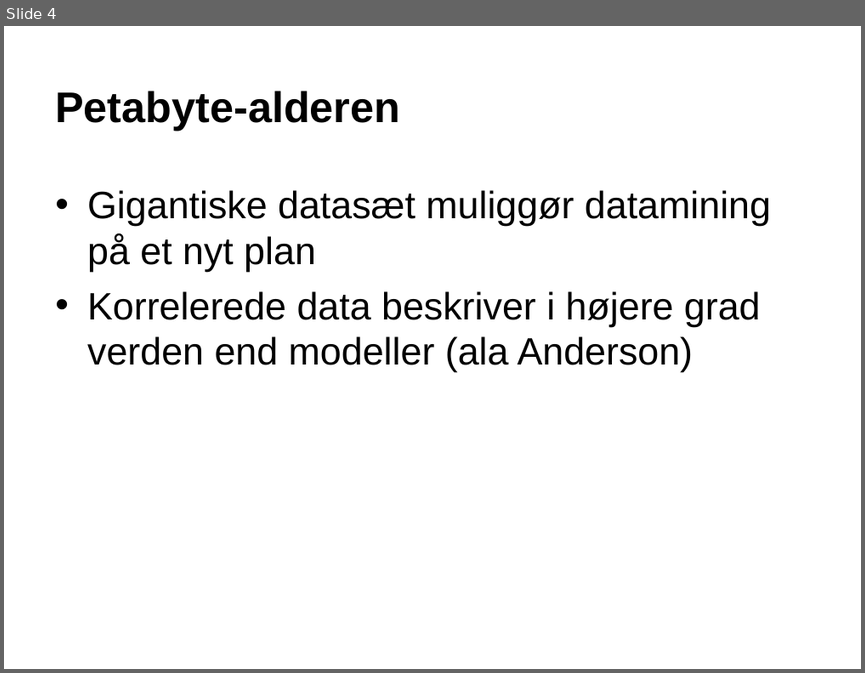
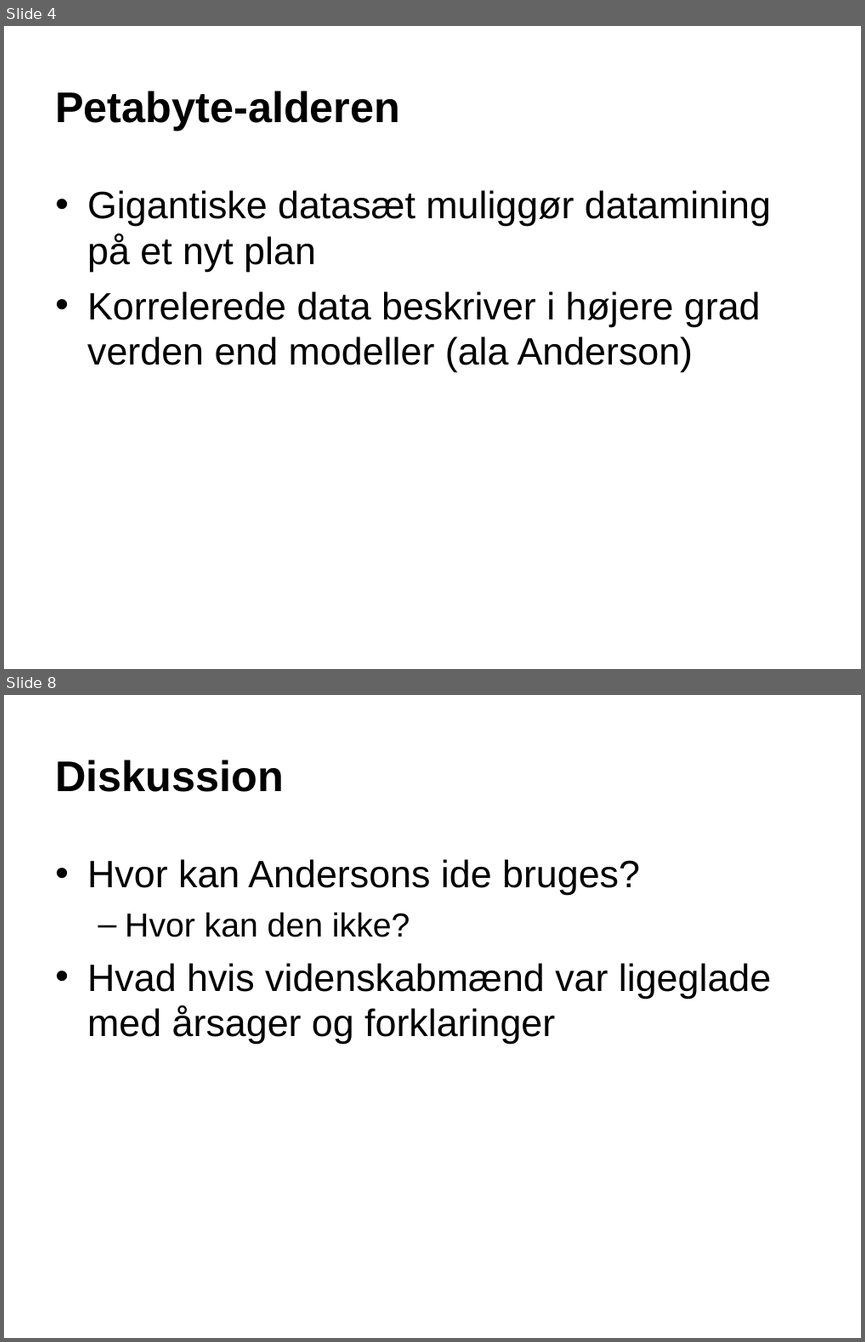
Before and after one commit to pspeder/DatVid-Assignments, a slide deck: week2/oplæg/Presentation1.ppt. Shown one above the other, each under a label of ours: slide 4 before the commit, slides 4 and 8 after it; the slides between them are not shown. The pictures are 865x673 and 865x1342 pixels, drawn with LibreOffice and Linux fonts; fonts in the diff are those of the drawing; background and template pictures are left out. Boxes give left, top, right and bottom in pixels: in the first picture for what was removed or moved away, otherwise in the second. Text is boxed around its words. In the diff, an @@ line names an element or a change of style, - is before the commit and + after.

```diff
--- a/week2/oplæg/Presentation1.ppt
+++ b/week2/oplæg/Presentation1.ppt
@@ slide 8 added at (4,695,861,1338), background picture (left out) @@
@@ title added at (55,760,284,792), 36 pt, text #000000, bold @@
+Diskussion
@@ text added at (87,859,771,1043), 32 pt, text #000000 @@
+• Hvor kan Andersons ide bruges?
+  – Hvor kan den ikke?
+• Hvad hvis videnskabmænd var ligeglade med årsager og forklaringer
```
Also in this commit, not shown: 3 slides changed, 3 other slides added.
